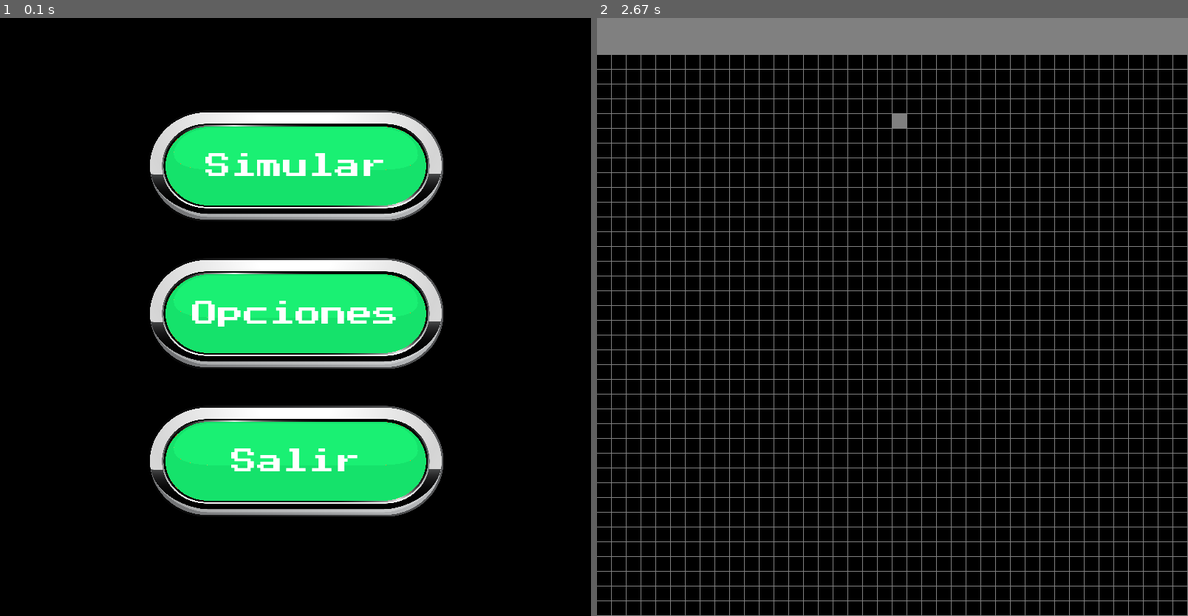
Above: before the commit, frames 1-2 (left to right).
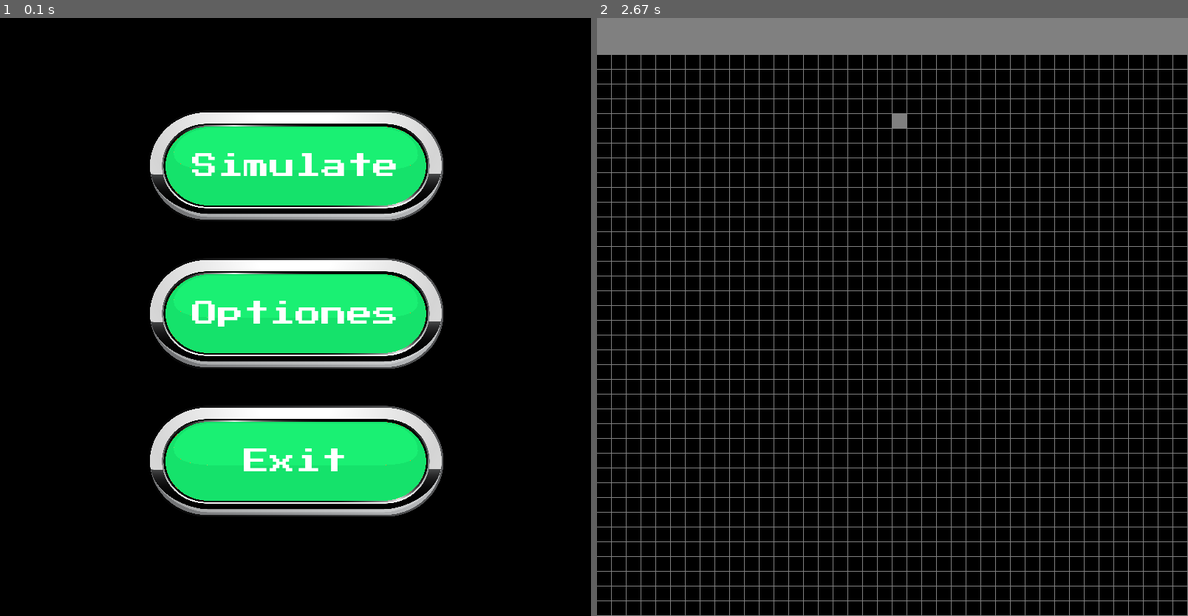
Above: after the commit, the same moments.

Repository: leodomingue/Conway-s-Game-of-Life-Pygame
Game: pygame game, started from app.py
The game is run twice, just before and just after one commit, with the same random seed, the same clock (stepped at 60 frames per second) and the same inputs.
Inputs (mouse positions are in pixels of both pictures, inside the frame that each line leads up to):
- Up to frame 1 (0.1 s): no input
- Up to frame 2 (2.67 s): click (904, 113) at 2.38 s

The runs differ from the first frame. In frame 1, 1.2% of the frame differs, in the area x 32-67%, y 22-76%; in frame 2, nothing differs.

Commit message:
Comments and english text

Diff:
--- a/app.py
+++ b/app.py
@@ -1,5 +1,4 @@
 import pygame
-import sys
 import COLORS as colors
 from life_engine import Engine
 
@@ -7,6 +6,8 @@
 pygame.init()
 
 class Button:
+    """Represents a button with text that changes color when hovered."""
+
     def __init__(self, app, x_pos, y_pos, text_input):
         self.font = pygame.font.Font("assets/font/PressStart2P-Regular.ttf", 35)
         self.app = app
@@ -20,15 +21,18 @@
         self.text_rect = self.text.get_rect(center=(self.x_pos, self.y_pos))
 
     def update_image(self):
+        """Draws the button and its text on the screen."""
         self.app.screen.blit(self.image, self.rect)
         self.app.screen.blit(self.text, self.text_rect)
 
     def check_input(self, position_mouse):
+        """Checks if the mouse is hovering over the button."""
         if position_mouse[0] in range(self.rect.left, self.rect.right) and position_mouse[1] in range(self.rect.top, self.rect.bottom):
             return True
         return False
 
     def change_color(self, position_mouse):
+        """Changes text color when hovered."""
         if position_mouse[0] in range(self.rect.left, self.rect.right) and position_mouse[1] in range(self.rect.top, self.rect.bottom):
             self.text = self.font.render(self.text_input, True, "Black")
         else:
@@ -41,8 +45,10 @@
 
 
 class App:
+    """Main application that initializes the game and handles user interactions."""
+
     def __init__(self):
-        #dimensions
+        #Window dimensions
         self.WINDOW_WIDTH = 800
         self.WINDOW_HEIGHT = 810
         self.INTERFACE_HEIGHT = 50
@@ -51,7 +57,7 @@
         self.screen =  pygame.display.set_mode((self.WINDOW_WIDTH, self.WINDOW_HEIGHT))
         self.clock = pygame.time.Clock()
 
-        #frames
+        #Frames
         self.FPS = 60
 
         # Grid cell size
@@ -63,19 +69,21 @@
 
 
     def run(self):
+        """Runs the main menu loop."""
         while True:
             self.screen.fill(colors.BLACK)
             MOUSE_POS = pygame.mouse.get_pos()
 
-
-            PLAY_BUTTON = Button(self, 400, 200, "Simular")
-            OPTIONS_BUTTON = Button(self, 400, 400, "Opciones")
-            QUIT_BUTTON = Button(self, 400, 600, "Salir")
+            # Create buttons
+            PLAY_BUTTON = Button(self, 400, 200, "Simulate")
+            OPTIONS_BUTTON = Button(self, 400, 400, "Optiones")
+            QUIT_BUTTON = Button(self, 400, 600, "Exit")
 
             for button in [PLAY_BUTTON, OPTIONS_BUTTON, QUIT_BUTTON]:
                 button.change_color(MOUSE_POS)
                 button.update_image()
 
+            # Handle events
             for event in pygame.event.get():
                 if event.type == pygame.QUIT:
                     pygame.quit()
@@ -97,14 +105,13 @@
 
 
     def run_simulation(self):
-        # Main game loop
+        """Runs the Game of Life simulation."""
         while True:
-            # Fill the screen with a background color
             self.screen.fill(colors.GRAY)
 
             MOUSE_POS = pygame.mouse.get_pos()
 
-             # Handle events
+            # Handle events
             for event in pygame.event.get():
                 if event.type == pygame.QUIT:
                     pygame.quit()
--- a/grid.py
+++ b/grid.py
@@ -2,25 +2,26 @@
 import pygame
 
 class Grid:
+    # Initialize the grid
     def __init__(self, width, height, cell_size, interface_height):
-        self.cell_size = cell_size # Size of each cell in the grid
-        self.rows = height//cell_size # Number of rows based on height
-        self.cols = width//cell_size # Number of cols based on width
+        self.cell_size = cell_size
+        self.rows = height//cell_size
+        self.cols = width//cell_size
         self.interface_height = interface_height
 
-         # Representation of the grid as a 2D array
+
         self.cells_grid = [[0 for _ in range(self.cols)] for _ in range(self.rows)]
 
     def draw(self, window):
-        # Loop through all columns and rows of the grid
+        # Draw the grid on the provided Pygame window
         for i in range(self.rows):
             for j in range(self.cols):
 
-                # Choose color based on the cell state
+
                 if (self.cells_grid[i][j] == 0):
                     color = colors.BLACK
                 else:
                     color = colors.WHITE
 
-                # Draw the cell as a rectangle with a slight gap for grid lines
+
                 pygame.draw.rect(window, color, (j* self.cell_size, i *self.cell_size+self.interface_height, self.cell_size-1, self.cell_size-1))
--- a/life_engine.py
+++ b/life_engine.py
@@ -2,7 +2,12 @@
 import COLORS as colors
 import pygame
 class Engine:
+
+    """This class handles the logic for Conway's Game of Life."""
+
     def __init__(self, width, height, cell_size, interface_height):
+        #Initializes the simulation engine.
+
         self.grid = Grid(width,height,cell_size, interface_height)
         self.cells_grid = self.grid.cells_grid
         self.rows = len(self.cells_grid)
@@ -15,15 +20,11 @@
         self.interface_height = interface_height
 
     def draw(self, window):
+        #Draws the grid on the given window.
         self.grid.draw(window)
 
-    def valid_position(self, position):
-        if position[0] < 0 or position[0] >= self.rows or position[1] < 0 or position[1] >= self.cols:
-            return False
-        else:
-            return True
-
     def count_live_cells_neighbors(self, row, col):
+        #Counts the number of live neighbors for a given cell
         live_neighbors = 0
 
         for i in range(-1, 2):
@@ -42,13 +43,12 @@
 
     def update(self):
         if self.is_running():
-            """Update the grid based on the Game of Life rules."""
+            #Updates the grid state according to Conway's Game of Life rules.
             for row in range(self.rows):
                 for col in range(self.cols):
                     neighbors = self.count_live_cells_neighbors(row, col)
                     cell_value = self.cells_grid[row][col]
 
-                    # Apply the Game of Life rules
                     if cell_value == 1:
                         if neighbors < 2 or neighbors > 3:
                             self.temp_grid[row][col] = 0  # Cell dies
@@ -64,6 +64,7 @@
             self.cells_grid, self.temp_grid = self.temp_grid, self.cells_grid
 
     def is_running(self):
+        #Checks if the simulation is currently running.
         return self.running
 
     def start(self):
@@ -73,11 +74,13 @@
         self.running = False
 
     def clear(self):
+        #Clears the grid, setting all cells to dead (0).
         for row in range(self.rows):
             for col in range(self.cols):
                 self.cells_grid[row][col] = 0
 
     def handle_mouse_click(self, mouse_pos):
+        # Handles user clicks on the grid, toggling the state of the clicked cell
         col = mouse_pos[0] // self.cell_size
         row = mouse_pos[1] // self.cell_size
 
@@ -89,6 +92,7 @@
                 self.cells_grid[row][col] = 1
 
     def handle_mouse_no_click(self,window, mouse_pos):
+        #Highlights the cell under the mouse pointer without clicking
         col = mouse_pos[0] // self.cell_size
         row = mouse_pos[1] // self.cell_size
 
